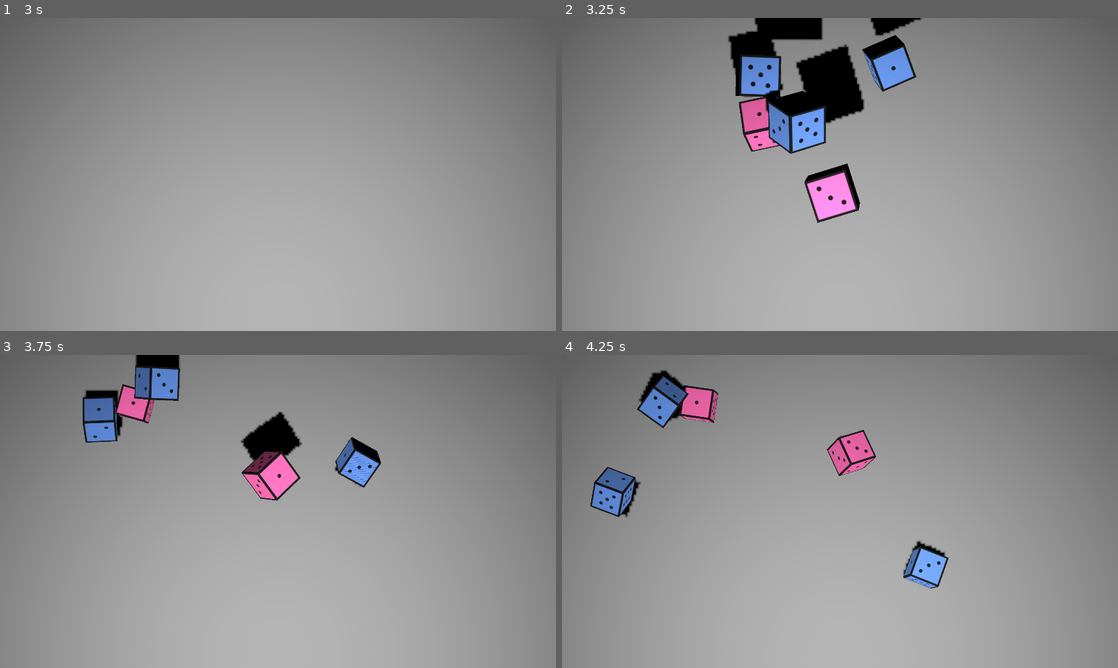
Above: before the commit, frames 1-4 (two rows, left to right).
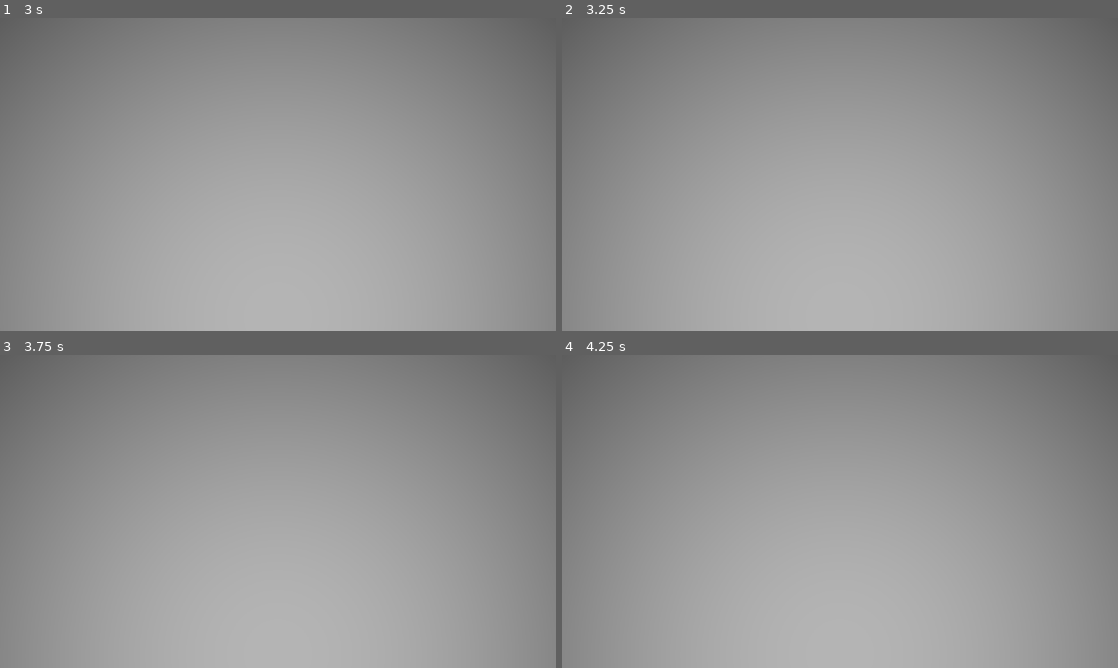
Above: after the commit, the same moments.

Repository: hulien22/bigmode-2023
Game: Godot game, scene res://scenes/combat.tscn
Two runs of this game, one before a commit and one after it. Both use one fixed random seed, a clock stepped at 60 frames per second and the inputs below.
Inputs (mouse positions are in pixels of both pictures, inside the frame that each line leads up to):
- Up to frame 1 (3 s): tap Enter at 0.5, 2 s; move the mouse to (400, 158) at 0.52 s; tap Space (Launch) at 0.6, 1.25, 2.1, 2.75 s; click (400, 158) at 0.67 s; move the mouse to (166, 190) at 1.27 s; tap Shift at 1.35, 2.85 s; click (166, 190) at 1.42 s; move the mouse to (333, 105) at 2.02 s; click (333, 105) at 2.17 s; move the mouse to (250, 237) at 2.77 s; click (250, 237) at 2.92 s
- Up to frame 2 (3.25 s): no input
- Up to frame 3 (3.75 s): tap Enter at 3.5 s; move the mouse to (444, 558) at 3.52 s; tap Space (Launch) at 3.6 s; click (444, 558) at 3.67 s
- Up to frame 4 (4.25 s): no input

Frame 1 is identical in both runs. In frame 2, 9.6% of the frame differs, in the area x 29-65%, y 0-66%; in frame 3, 5.6%; in frame 4, 4.4%.

Commit message:
restroom

Diff:
--- a/events.gd
+++ b/events.gd
@@ -5,3 +5,5 @@
 signal tooltip_obj_exited(obj:Object)
 
 signal coins_updated()
+signal health_updated()
+signal abilities_updated()
--- a/game_state.gd
+++ b/game_state.gd
@@ -1,6 +1,6 @@
 extends Node
 
-enum GameScene {INTRO, DOORS, COMBAT, LOOT, SELECT_ABILITY, DICE_SHOP}
+enum GameScene {INTRO, DOORS, COMBAT, LOOT, SELECT_ABILITY, DICE_SHOP, REST}
 
 var game_scene: GameScene
 var level: int = 0
--- a/global.gd
+++ b/global.gd
@@ -17,3 +17,10 @@
 	for a in data.monster_abilities:
 		assert(a.size() >= 3)
 		monster_abilities.append(Ability.new(a[0],a[1],a[2]))
+
+func get_upgraded_ability(a:Ability) -> Ability:
+	for x in abilities:
+		if x.name_ == a.name_ + "+":
+			return x
+	print_debug("could not find upgraded ability for ", a.name_)
+	return a
--- a/scenes/ability.gd
+++ b/scenes/ability.gd
@@ -12,3 +12,6 @@
 	for e in effects:
 		assert(e.size() >= 3);
 		effects_.append(AbilityEffect.new(e[0],e[1],str(e[2])))
+
+func is_upgradeable() -> bool:
+	return !name_.ends_with("+")
--- a/scenes/combat.gd
+++ b/scenes/combat.gd
@@ -34,6 +34,8 @@
 		ability_boxes[i].init(i+1, GameState.player.abilities[i])
 
 	Events.connect("coins_updated", anim_coins)
+	Events.connect("health_updated", render_health)
+	Events.connect("abilities_updated", update_abilities)
 #	process_start_combat()
 
 func go_to_scene(gs: GameState.GameScene):
@@ -41,7 +43,7 @@
 	hide_all_scenes()
 	match gs:
 		GameState.GameScene.INTRO:
-			var doors:Array[GameState.GameScene] = [GameState.GameScene.DICE_SHOP]
+			var doors:Array[GameState.GameScene] = [GameState.GameScene.REST]
 #			var doors:Array[GameState.GameScene] = [GameState.GameScene.SELECT_ABILITY]
 			$DoorChoiceScreen.init(doors, "After a long trek you finally made it to the dungeon entrance..\nYou take a deep breath and enter through the front door")
 			$DoorChoiceScreen.connect("door_selected", _on_door_selected)
@@ -79,6 +81,11 @@
 			animate_abilities_slide(false)
 			#start dice rolls
 			init_dice_shop()
+		GameState.GameScene.REST:
+			$RestScreen.connect("gg_go_next", end_rest_scene)
+			$RestScreen.show()
+			$RestScreen.connect("begin_upgrade", process_upgrade)
+			animate_abilities_slide(false)
 
 
 func hide_all_scenes():
@@ -88,6 +95,7 @@
 	$AbilityChoiceScreen.hide()
 	$LootScreen.hide()
 	$DiceShopScreen.hide()
+	$RestScreen.hide()
 
 
 func generate_next_door_scene():
@@ -103,8 +111,7 @@
 	disable_abilities_and_rerollbtn()
 	monster.init_slime()
 	$MonsterUI/character2.init(monster.image)
-	for i in 6:
-		ability_boxes[i].init(i+1, GameState.player.abilities[i])
+	update_abilities()
 #	$Abilities/ability_box1.init(1, GameState.player.abilities[0])
 #	$Abilities/ability_box2.init(2, GameState.player.abilities[1])
 #	$Abilities/ability_box3.init(3, GameState.player.abilities[2])
@@ -421,6 +428,10 @@
 	var tween = get_tree().create_tween()
 	tween.tween_property($PlayerUI/PlayerCoins, "scale", Vector2.ONE, 0.5)
 
+func update_abilities():
+	for i in 6:
+		ability_boxes[i].init(i+1, GameState.player.abilities[i])
+
 func init_dice_shop():
 	$DiceShopScreen/NextButton.disabled = true
 	dice_mgr.line_up_dice_after_roll = true
@@ -440,3 +451,19 @@
 	dice_mgr.fade_away_dice()
 	dice_mgr.dice.clear()
 	generate_next_door_scene()
+
+func process_upgrade():
+	animate_abilities_slide(true)
+	for ab in ability_boxes:
+		ab.connect("ability_clicked", show_preview)
+	for i in 6:
+		ability_boxes[i].set_enabled(ability_boxes[i].ability.is_upgradeable())
+
+func show_preview(val):
+	$RestScreen.show_preview(val, Global.get_upgraded_ability(ability_boxes[val - 1].ability))
+
+func end_rest_scene():
+	disable_abilities_and_rerollbtn()
+	for ab in ability_boxes:
+		ab.disconnect("ability_clicked", show_preview)
+	generate_next_door_scene()
--- a/scenes/combat.tscn
+++ b/scenes/combat.tscn
@@ -22,6 +22,7 @@
 [ext_resource type="PackedScene" uid="uid://cpsnkglumgydc" path="res://scenes/ability_choice.tscn" id="16_wwtx6"]
 [ext_resource type="PackedScene" uid="uid://chht5vf7n33tl" path="res://scenes/loot.tscn" id="17_typ2y"]
 [ext_resource type="PackedScene" uid="uid://culwykxollff1" path="res://scenes/diceshop.tscn" id="18_iaon4"]
+[ext_resource type="PackedScene" uid="uid://duxix8w6sngbf" path="res://scenes/restroom.tscn" id="19_t1oyl"]
 
 [sub_resource type="ShaderMaterial" id="ShaderMaterial_hvqtu"]
 shader = ExtResource("8_w723f")
@@ -222,6 +223,8 @@
 
 [node name="DiceShopScreen" parent="." instance=ExtResource("18_iaon4")]
 visible = false
+
+[node name="RestScreen" parent="." instance=ExtResource("19_t1oyl")]
 
 [node name="SubViewportContainer" type="SubViewportContainer" parent="."]
 z_index = 10
--- a/scenes/loot.tscn
+++ b/scenes/loot.tscn
@@ -30,7 +30,6 @@
 [node name="Coins" type="Node2D" parent="."]
 position = Vector2(953, 498)
 rotation = -0.00178233
-scale = Vector2(1, 1)
 
 [node name="Text2" type="Label" parent="Coins"]
 modulate = Color(0.121569, 0.117647, 0.121569, 1)
@@ -46,7 +45,6 @@
 [node name="Coin" type="Sprite2D" parent="Coins"]
 position = Vector2(-88.2227, -1.60995)
 rotation = 0.00178233
-scale = Vector2(1, 1)
 texture = ExtResource("4_jch7k")
 
 [node name="Button" type="Button" parent="Coins"]
@@ -59,7 +57,6 @@
 [node name="Relic" type="Node2D" parent="."]
 position = Vector2(954, 663)
 rotation = -0.00178233
-scale = Vector2(1, 1)
 
 [node name="Text2" type="Label" parent="Relic"]
 modulate = Color(0.121569, 0.117647, 0.121569, 1)
@@ -75,7 +72,6 @@
 [node name="relic" parent="Relic" instance=ExtResource("5_rt4dt")]
 position = Vector2(-100.221, -2.63132)
 rotation = 0.00178233
-scale = Vector2(1, 1)
 
 [node name="Button" type="Button" parent="Relic"]
 modulate = Color(1, 1, 1, 0)
--- a/scenes/player.gd
+++ b/scenes/player.gd
@@ -29,3 +29,9 @@
 #			[[5,5,5,5,5,5], Color.GOLD],
 #			[[5,5,5,5,5,5], Color.LIGHT_GREEN]]
 	relics = []
+
+func has_upgradeable_ability() -> bool:
+	for a in abilities:
+		if a.is_upgradeable():
+			return true
+	return false
--- /dev/null
+++ b/scenes/restroom.gd
@@ -0,0 +1,67 @@
+extends Node2D
+
+signal gg_go_next()
+signal begin_upgrade()
+
+func _ready():
+	$NextButton.connect("pressed", _on_nextbtn_pressed)
+	$Rest/Button.connect("mouse_entered", _on_button_mouse_entered.bind($Rest))
+	$Rest/Button.connect("mouse_exited", _on_button_mouse_exited.bind($Rest))
+	$Rest/Button.connect("pressed", heal)
+	$Upgrade/Button.connect("mouse_entered", _on_button_mouse_entered.bind($Upgrade))
+	$Upgrade/Button.connect("mouse_exited", _on_button_mouse_exited.bind($Upgrade))
+	$Upgrade/Button.connect("pressed", upgrade)
+	$AbilityPreview/ability_box.connect("ability_clicked", upgrade_ability)
+
+func init():
+	$NextButton.hide()
+	if GameState.player.has_upgradeable_ability():
+		$Upgrade/Text2.text = "Upgrade"
+		$Upgrade.show()
+		$Upgrade/Button.disabled = false
+	else:
+		$Upgrade/Text2.text = "No abilities to upgrade"
+		$Upgrade.show()
+		$Upgrade/Button.disabled = true
+	$Rest.show()
+	$AbilityPreview.hide()
+	$Text.text = "You find a nice empty room to catch your breath.."
+
+func _on_nextbtn_pressed():
+	gg_go_next.emit()
+
+func _on_button_mouse_entered(obj):
+	obj.scale = Vector2.ONE * 1.5
+
+func _on_button_mouse_exited(obj):
+	obj.scale = Vector2.ONE
+
+func heal():
+	GameState.player.health = GameState.player.max_health
+	Events.emit_signal("health_updated")
+	$NextButton.show()
+	$Upgrade.hide()
+	$Rest.hide()
+	$Text.text = "You tend to your wounds and recover your health!"
+
+func upgrade():
+	begin_upgrade.emit()
+	$Upgrade.hide()
+	$Rest.hide()
+	$Text.text = "Pick an ability to upgrade"
+	$AbilityPreview.hide()
+
+var ua:Ability
+func show_preview(v: int, upgraded: Ability):
+	ua = upgraded
+	$AbilityPreview/ability_box.init(v, upgraded)
+	$AbilityPreview/ability_box.set_enabled(true)
+	$AbilityPreview.show()
+
+func upgrade_ability(val: int):
+	if ua:
+		GameState.player.abilities[val - 1] = ua
+		$Text.text = "You spend some time practicing your moves - ability upgraded!"
+		Events.emit_signal("abilities_updated")
+		$AbilityPreview.hide()
+		$NextButton.show()
--- /dev/null
+++ b/scenes/restroom.tscn
@@ -0,0 +1,108 @@
+[gd_scene load_steps=7 format=3 uid="uid://duxix8w6sngbf"]
+
+[ext_resource type="Script" path="res://scenes/restroom.gd" id="1_r0q62"]
+[ext_resource type="Texture2D" uid="uid://cpy0266ipvs8r" path="res://art/prototyping/realtabletest3.png" id="2_vbdg6"]
+[ext_resource type="PackedScene" uid="uid://3m5ea5q8mf5e" path="res://scenes/character.tscn" id="3_xbg4k"]
+[ext_resource type="Texture2D" uid="uid://dd301jum6wy26" path="res://art/characters/fireplace.png" id="4_xbu6v"]
+[ext_resource type="FontFile" uid="uid://bncijok7osr4i" path="res://fonts/CrayonLibre.ttf" id="5_fsq1d"]
+[ext_resource type="PackedScene" uid="uid://c6lxdy6ovq4ad" path="res://scenes/ability_box.tscn" id="6_8jsup"]
+
+[node name="Rest" type="Node2D"]
+script = ExtResource("1_r0q62")
+
+[node name="Realtabletest3" type="Sprite2D" parent="."]
+visible = false
+position = Vector2(960, 540)
+texture = ExtResource("2_vbdg6")
+
+[node name="character2" parent="." instance=ExtResource("3_xbg4k")]
+position = Vector2(1103, 184)
+sprite_ = ExtResource("4_xbu6v")
+
+[node name="Text" type="Label" parent="."]
+modulate = Color(0.121569, 0.117647, 0.121569, 1)
+offset_left = 201.0
+offset_top = 331.0
+offset_right = 1729.0
+offset_bottom = 758.0
+rotation = -0.00178233
+theme_override_fonts/font = ExtResource("5_fsq1d")
+theme_override_font_sizes/font_size = 50
+text = "You find a nice empty room to catch your breath.."
+horizontal_alignment = 1
+autowrap_mode = 3
+
+[node name="Rest" type="Node2D" parent="."]
+position = Vector2(651, 576)
+rotation = -0.00178233
+scale = Vector2(1, 1)
+
+[node name="Text2" type="Label" parent="Rest"]
+modulate = Color(0.121569, 0.117647, 0.121569, 1)
+offset_left = -41.9243
+offset_top = -27.6524
+offset_right = 241.076
+offset_bottom = 33.3476
+rotation = -0.00178233
+theme_override_fonts/font = ExtResource("5_fsq1d")
+theme_override_font_sizes/font_size = 50
+text = "Rest"
+
+[node name="Button" type="Button" parent="Rest"]
+modulate = Color(1, 1, 1, 0)
+offset_left = -154.924
+offset_top = -42.6524
+offset_right = 195.076
+offset_bottom = 44.3476
+
+[node name="Upgrade" type="Node2D" parent="."]
+position = Vector2(1302, 576)
+rotation = -0.00178233
+scale = Vector2(1, 1)
+
+[node name="Text2" type="Label" parent="Upgrade"]
+modulate = Color(0.121569, 0.117647, 0.121569, 1)
+offset_left = -90.9507
+offset_top = -27.7398
+offset_right = 192.05
+offset_bottom = 33.2602
+rotation = -0.00178233
+theme_override_fonts/font = ExtResource("5_fsq1d")
+theme_override_font_sizes/font_size = 50
+text = "Upgrade"
+
+[node name="Button" type="Button" parent="Upgrade"]
+modulate = Color(1, 1, 1, 0)
+offset_left = -154.924
+offset_top = -42.6524
+offset_right = 195.076
+offset_bottom = 44.3476
+
+[node name="AbilityPreview" type="Node2D" parent="."]
+visible = false
+position = Vector2(570, 579)
+scale = Vector2(0.7, 0.7)
+
+[node name="ability_box" parent="AbilityPreview" instance=ExtResource("6_8jsup")]
+
+[node name="Text2" type="Label" parent="AbilityPreview"]
+modulate = Color(0.121569, 0.117647, 0.121569, 1)
+offset_left = 40.0
+offset_top = 90.0
+offset_right = 413.0
+offset_bottom = 151.0
+rotation = -0.00178233
+theme_override_fonts/font = ExtResource("5_fsq1d")
+theme_override_font_sizes/font_size = 50
+text = "(Click to confirm)"
+
+[node name="NextButton" type="Button" parent="."]
+visible = false
+offset_left = 838.0
+offset_top = 933.0
+offset_right = 1082.0
+offset_bottom = 1056.0
+focus_mode = 0
+theme_override_fonts/font = ExtResource("5_fsq1d")
+theme_override_font_sizes/font_size = 70
+text = "Next"
Binary file added: art/characters/fireplace.png
Not shown, added: art/characters/fireplace.png.import
Binary file added: art/characters/ritual.png
Not shown, added: art/characters/ritual.png.import
Not shown: 1 places in scenes/combat.tscn that only renumber resources
Not shown, changed: art/characters/characters.kra
Not shown, changed: art/characters/characters.kra~
